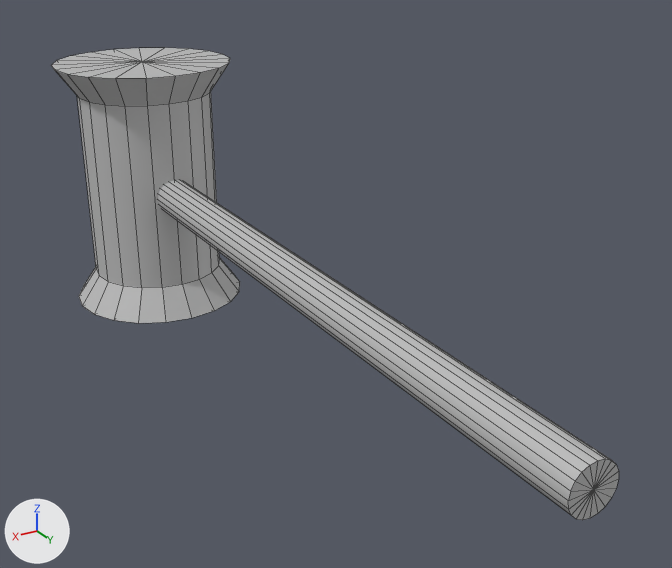
One commit to the FBX model VR_Playground/VR_Playground/Import/Hammer.fbx: the scene before it, then after it.
Rendered twice from a camera (50 mm lens) standing at (0.0301, 0.0843, 0.027) and looking at (-0.0039, 0.0277, -0.0014). The lights are fixed; the arrows at lower left show +X, +Y and +Z. Mesh edges are drawn as thin lines. Objects named as collision shapes, trigger or cutter boxes, shadow casters or lower levels of detail are left out. Where no turn or scale is listed for an object, it has been applied to the vertices.

Objects in the first picture: 'pHammer'.
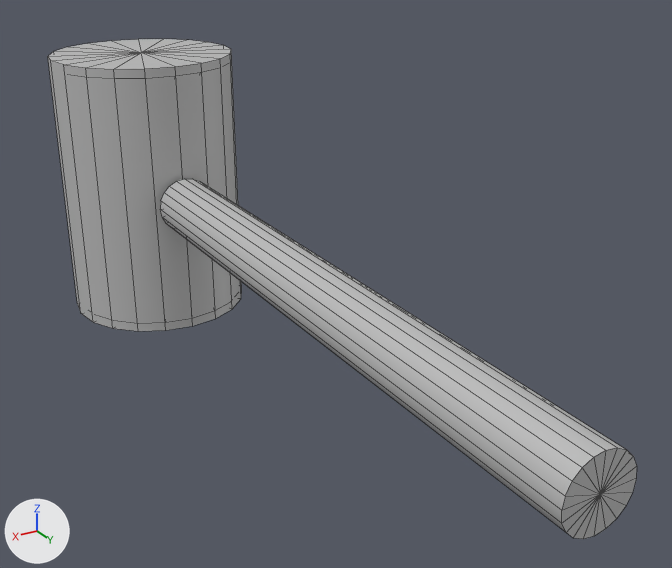
Where the change shows, as pixel boxes [x1, y1, x2, y2] in the pictures (672 x 568 px; the box of a moved part takes in the faces that stretch with it):
'pHammer', reshaped
    before: [51, 48, 619, 520]
    after: [48, 39, 637, 539]
part 1 of me_mesh, added
    after: [48, 39, 242, 331]
part 2 of me_mesh, added
    after: [160, 179, 637, 539]
part 3 of me_mesh, moved or reshaped (not visible afterwards)
    before: [51, 48, 240, 323]

What changed in the scene script:
```text
Change me_mesh:
    used by ob_phammer; location = (0.0, 0.02456, 0.0)
    remove me_mesh.from_pydata(...)  # 124 vertices, 160 faces; spans x -0.0082..0.0082, y -0.0339..0.0339, z -0.0116..0.0116
    add me_mesh.from_pydata(...)  # 208 vertices, 280 faces; spans x -0.0084..0.0084, y -0.0343..0.0343, z -0.0124..0.0124
    me_mesh part 1: a new loose piece, a 20-sided cylinder along z spanning x -0.0084..0.0084, y -0.0343..-0.0174, z -0.0124..0.0124, in mat_lambert1 (grey #bcbcbc)
    me_mesh part 2: a new loose piece, a 20-sided cylinder along y spanning x -0.0025..0.0025, y -0.017..0.0343, z -0.0025..0.0025, in mat_lambert1 (grey #bcbcbc)
    me_mesh part 3
    72 vertices are removed from x -0.0078..0.0078, y -0.0339..-0.0174, z -0.0116..0.0116
    100 faces are deleted
    54 vertices are added at x -0.0078..0.0078, y -0.034..-0.0175, z -0.0116..0.0116
    18 new vertices lie (0.0, 0.0, 0.0176) away from vertices in x -0.0059..0.0059, y -0.032..-0.0195, z -0.0088
    100 new faces join them
```
